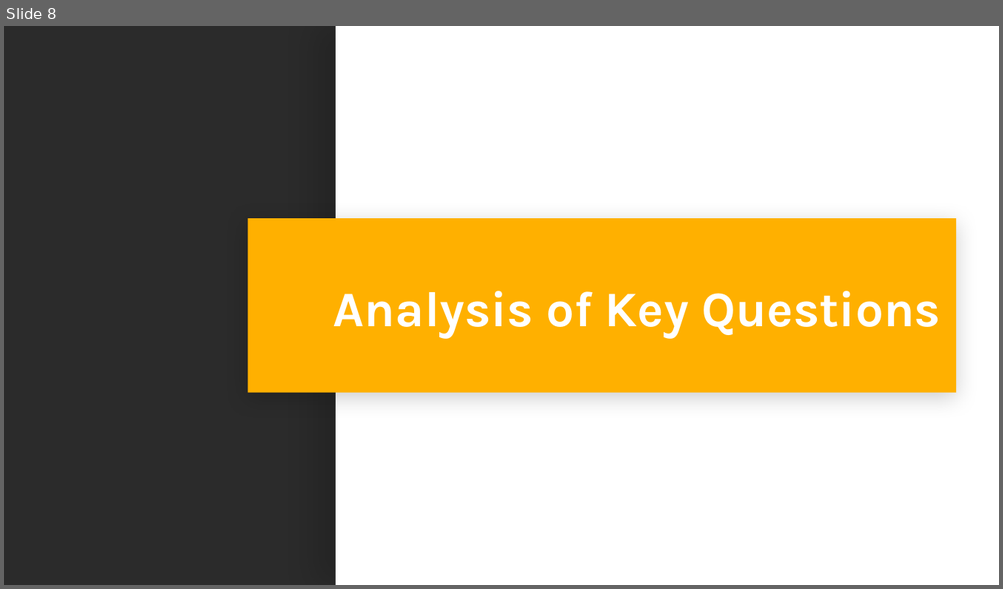
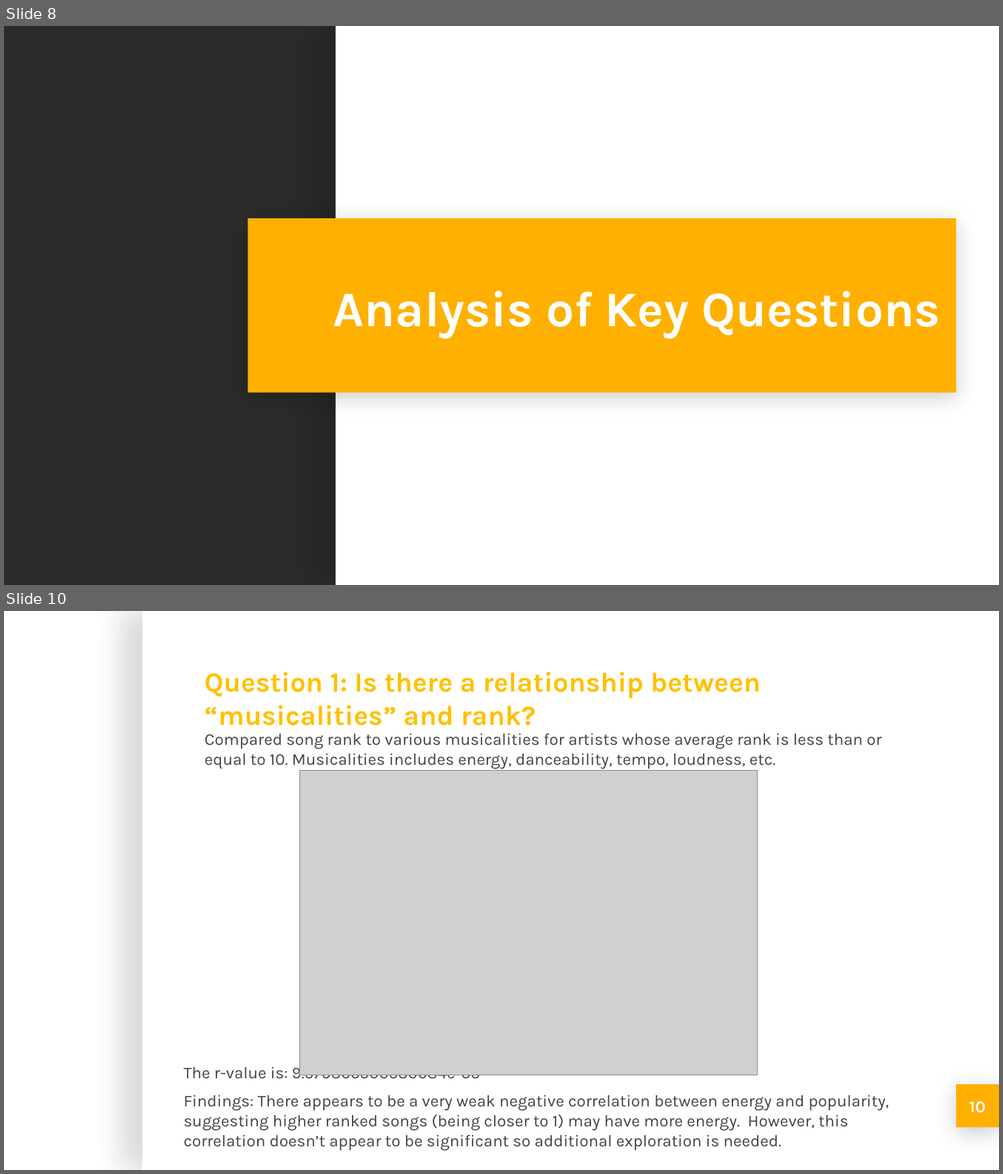
Before and after one commit to michellesimek/project_1, a slide deck: Project 1 PPT.pptx. Shown one above the other, each under a label of ours: slide 8 before the commit, slides 8 and 10 after it; the slides between them are not shown. The pictures are 1003x589 and 1003x1174 pixels, drawn with LibreOffice and Linux fonts; fonts in the diff are those of the drawing; grey boxes stand for pictures; background and template pictures are left out; a plain dark background stands for a picture behind light text. Boxes give left, top, right and bottom in pixels: in the first picture for what was removed or moved away, otherwise in the second. Text is boxed around its words. In the diff, an @@ line names an element or a change of style, - is before the commit and + after.

```diff
--- a/Project 1 PPT.pptx
+++ b/Project 1 PPT.pptx
@@ slide 10 added at (4,611,999,1170), background picture (left out) @@
@@ rectangle added at (142,611,999,1170), fill #FFFFFF @@
@@ title added at (205,672,760,726), 20 pt, text #FFC000, bold @@
+Question 1: Is there a relationship between “musicalities” and rank?
@@ subtitle added at (205,733,881,769), 12 pt, text #434343 @@
+Compared song rank to various musicalities for artists whose average rank is less than or equal to 10. Musicalities includes energy, danceability, tempo, loudness, etc.
@@ picture added at (299,770,757,1074) @@
@@ text added at (184,1063,889,1147), 12 pt, text #434343 @@
+The r-value is: 9.579366500530684e-05
+Findings: There appears to be a very weak negative correlation between energy and popularity, suggesting higher ranked songs (being closer to 1) may have more energy. However, this correlation doesn’t appear to be significant so additional exploration is needed.
@@ rectangle added at (956,1085,999,1128), fill #FFB000 @@
@@ page number added at (956,1085,999,1128), fill #FFB000, 12 pt, text #FFFFFF, bold @@
+10
```
Also in this commit, not shown: 4 slides changed, 1 other slide added.
